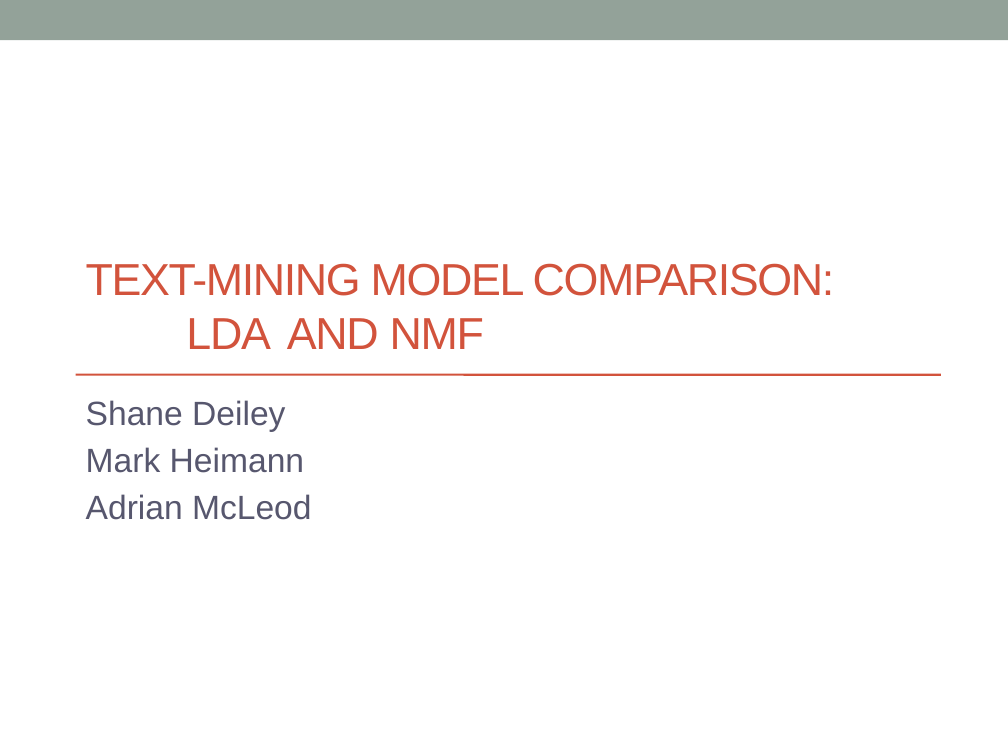
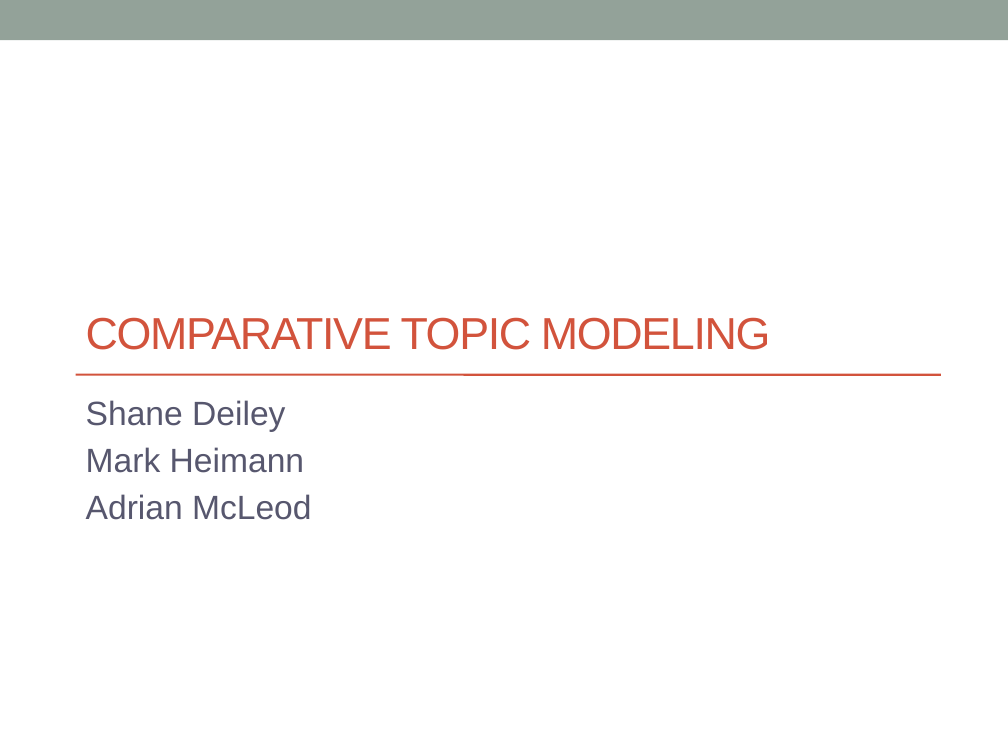
Before and after one commit to markheimann/Bayesian-ML, a slide deck: slide 1 of BMML_Presentation.pptx. Drawn at 1008x756 pixels with LibreOffice and Linux fonts; fonts in the diff are those of the drawing. Boxes give left, top, right and bottom in pixels: in the first picture for what was removed or moved away, otherwise in the second. Text is boxed around its words. In the diff, an @@ line names an element or a change of style, - is before the commit and + after.

```diff
--- a/BMML_Presentation.pptx
+++ b/BMML_Presentation.pptx
@@ title at <box>86,317,770,350</box>: text changed @@
-TEXT-MINING MODEL COMPARISON:
-LDA AND NMF
+COMPARATIVE TOPIC MODELING
```
Also in this commit, not shown: 6 other slides changed, 4 slides added.
